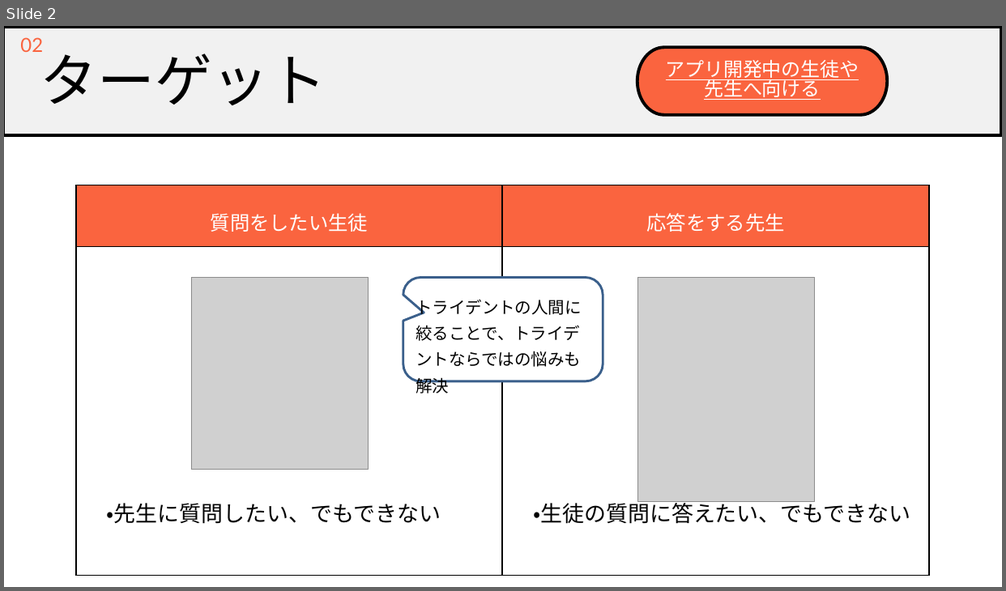
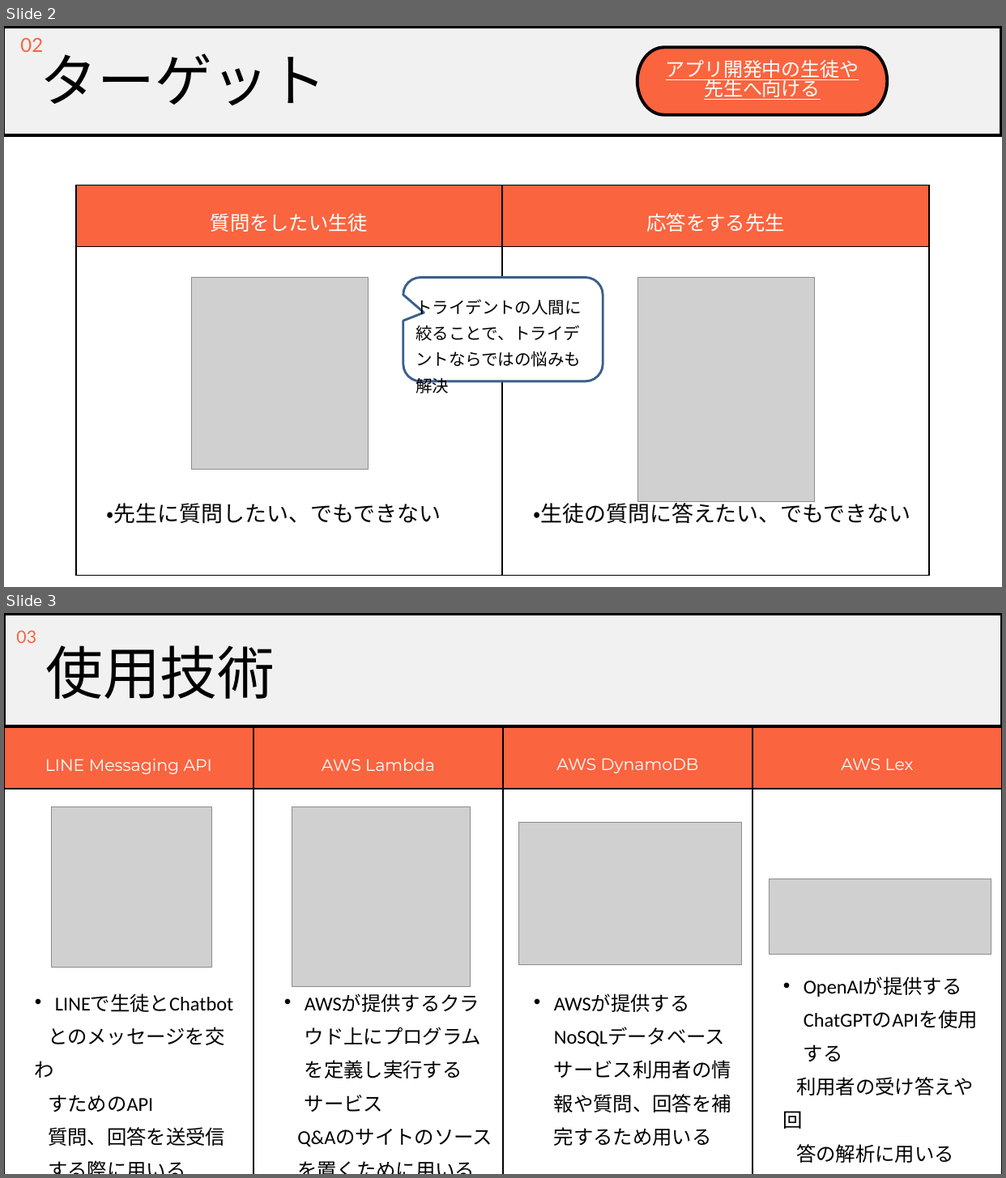
Before and after one commit to MizunoRoid/T-CAHT, a slide deck: 29_発表.pptx. Shown one above the other, each under a label of ours: slide 2 before the commit, slides 2 and 3 after it. The pictures are 1006x591 and 1006x1178 pixels, drawn with LibreOffice and Linux fonts; fonts in the diff are those of the drawing; grey boxes stand for pictures. Boxes give left, top, right and bottom in pixels: in the first picture for what was removed or moved away, otherwise in the second. Text is boxed around its words. In the diff, an @@ line names an element or a change of style, - is before the commit and + after.

```diff
--- a/29_発表.pptx
+++ b/29_発表.pptx
@@ slide 3 added at box(4, 613, 1002, 1174), background #FFFFFF @@
@@ rectangle added at box(4, 615, 1002, 726), fill #F1F1F1, outline #000000 3 pt @@
@@ text added at box(16, 630, 36, 643), 16.7 pt, text #FA643F @@
+03
@@ text added at box(45, 645, 275, 699), 55.2 pt, text #000000 @@
+使用技術
@@ table added at box(4, 726, 503, 1174), 2 rows, 2 columns @@
+LINE Messaging API | AWS Lambda
+LINEで生徒とChatbot / とのメッセージを交わ / すためのAPI / 質問、回答を送受信 / する際に用いる | AWSが提供するクラウド上にプログラムを定義し実行するサービス / Q&Aのサイトのソース / を置くために用いる
@@ table added at box(503, 726, 1002, 1174), 2 rows, 2 columns @@
+AWS DynamoDB | AWS Lex
+AWSが提供するNoSQLデータベースサービス利用者の情報や質問、回答を補完するため用いる | OpenAIが提供するChatGPTのAPIを使用する / 利用者の受け答えや回 / 答の解析に用いる
@@ picture added at box(51, 807, 211, 968) @@
@@ picture added at box(292, 807, 471, 987) @@
@@ picture added at box(519, 823, 741, 965) @@
@@ picture added at box(769, 879, 991, 954) @@
```
Also in this commit, not shown: 2 slides changed, 1 slide removed.
